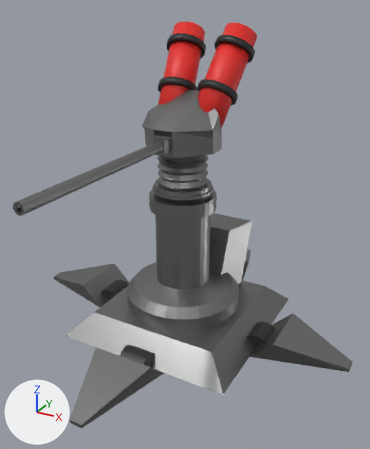
Two versions of the Blender file Assets/Models/Environment/Scenes/MARL/MARL_turretAnchored.blend, one commit apart.
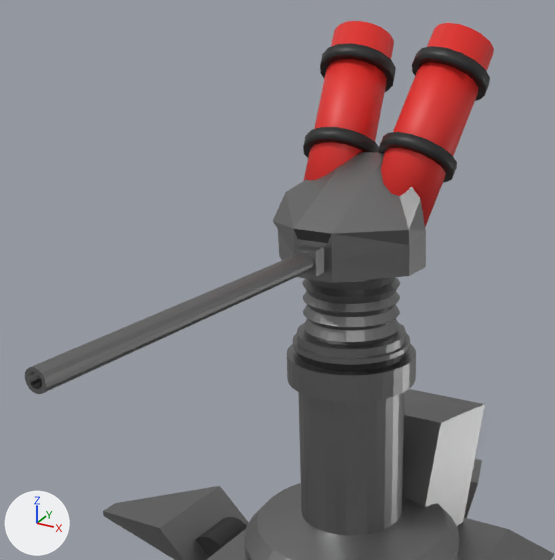
Each version is shown whole from a 50 mm lens placed at (1.28, -2.31, 1.77), pointed at (0.08, -0.12, 0.67), then close up on the part from 0% to 78% of the width and 2% to 67% of the height. The axes (+X, +Y, +Z) are drawn at lower left. The lights are the same throughout.

The first close-up shows 'Back', 'Brace', 'Claws', 'Neck', 'NeckUpper', 'Rifle', 'Tube'.
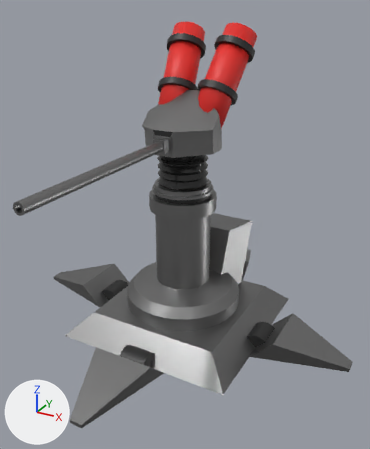
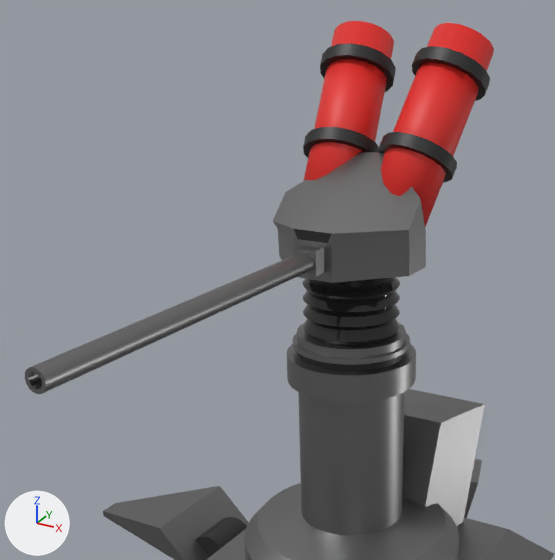
Changed parts and their boxes (x1, y1, x2, y2) in the close-ups (555 x 560 px):
'NeckUpper', shading changed, recoloured (grey to black)
    both: (302, 277, 406, 360)
'Brace', shading changed
    both: (303, 43, 488, 175)
part 1 of me_cylinder, shading changed
    both: (244, 344, 459, 560)
part 2 of me_cube_001, shading changed
    both: (25, 152, 426, 394)
part 3 of me_cylinder_001, shading changed
    both: (293, 323, 410, 365)
part 4 of me_cylinder_001, recoloured (grey to black)
    both: (302, 277, 400, 346)

What changed in the scene script:
```text
Add mat_rubber:
    mat_rubber = principled_material('Rubber')
    mat_rubber.base_color = (0.0172, 0.0172, 0.0172)  # black #232323
    mat_rubber.roughness = 0.0
Change me_cylinder:
    where me_cylinder.from_pydata(...)  # 320 vertices, 290 faces; spans x -0.33..0.33, y -0.33..0.33, z 0.125..0.818
    used by ob_neck; location = (0.0, 0.0, 0.0)
    me_cylinder part 1: all faces are now shaded smooth (290 of 290 changed)
Change me_cube_001:
    where me_cube_001.from_pydata(...)  # 102 vertices, 90 faces; spans x -0.202..0.206, y -1.155..0.201, z 1.055..1.334
    used by ob_rifle; location = (0.0, 0.0, 0.0)
    me_cube_001 part 2: all faces are now shaded smooth (90 of 90 changed)
Change me_cylinder_001:
    where me_cylinder_001.from_pydata(...)  # 512 vertices, 482 faces; spans x -0.166..0.166, y -0.166..0.166, z 0.818..1.066
    used by ob_neckupper; location = (0.0, 0.0, 0.0)
    remove me_cylinder_001.materials.append(mat_dark)  # black #232323
    me_cylinder_001 part 3: all faces are now shaded smooth (482 of 482 changed)
    me_cylinder_001 part 4: all 320 faces centred in x -0.13..0.13, y -0.13..0.13, z 0.864..1.045 switch from mat_light (grey #919191) to mat_rubber (black #232323)
Change ob_neck:
    add _m = ob_neck.modifiers.new('EdgeSplit', 'EDGE_SPLIT')
    add _m.split_angle = 0.382
Change ob_rifle:
    add _m = ob_rifle.modifiers.new('EdgeSplit', 'EDGE_SPLIT')
    add _m.split_angle = 0.503
Change ob_neckupper:
    add _m = ob_neckupper.modifiers.new('EdgeSplit', 'EDGE_SPLIT')
    add _m.split_angle = 0.344
Change ob_brace:
    add _m = ob_brace.modifiers.new('EdgeSplit', 'EDGE_SPLIT')
```
